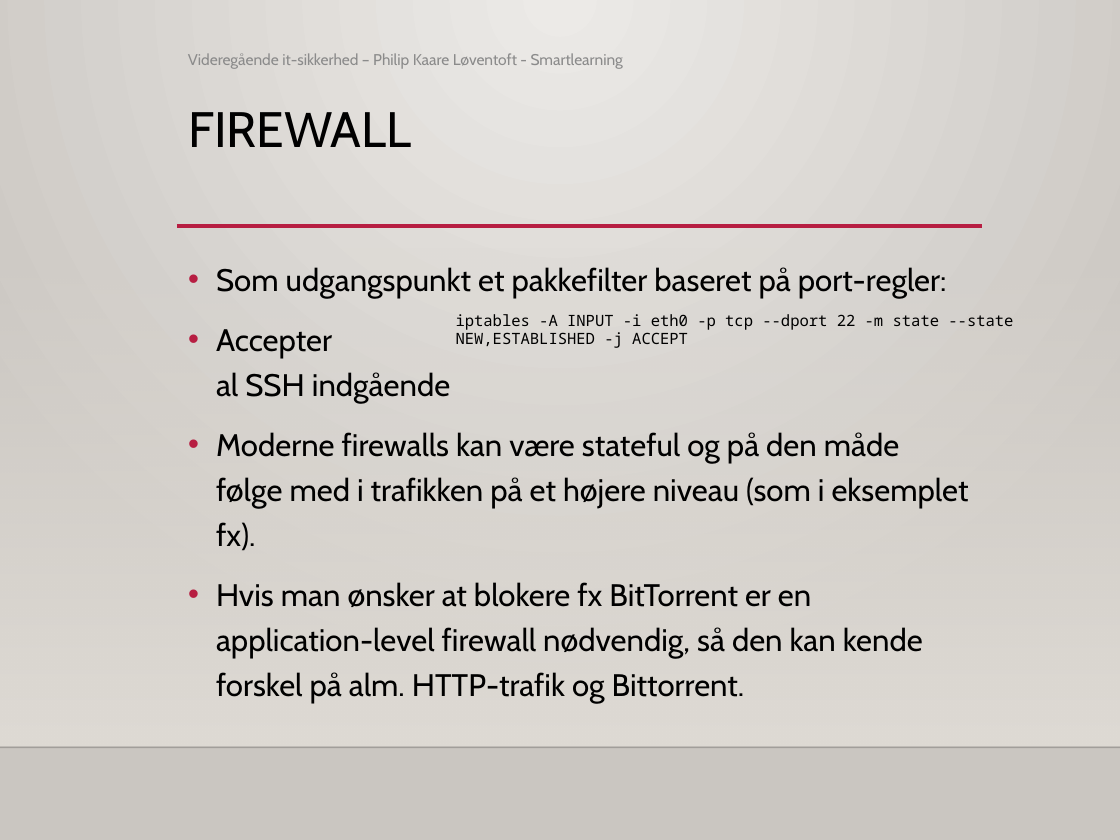
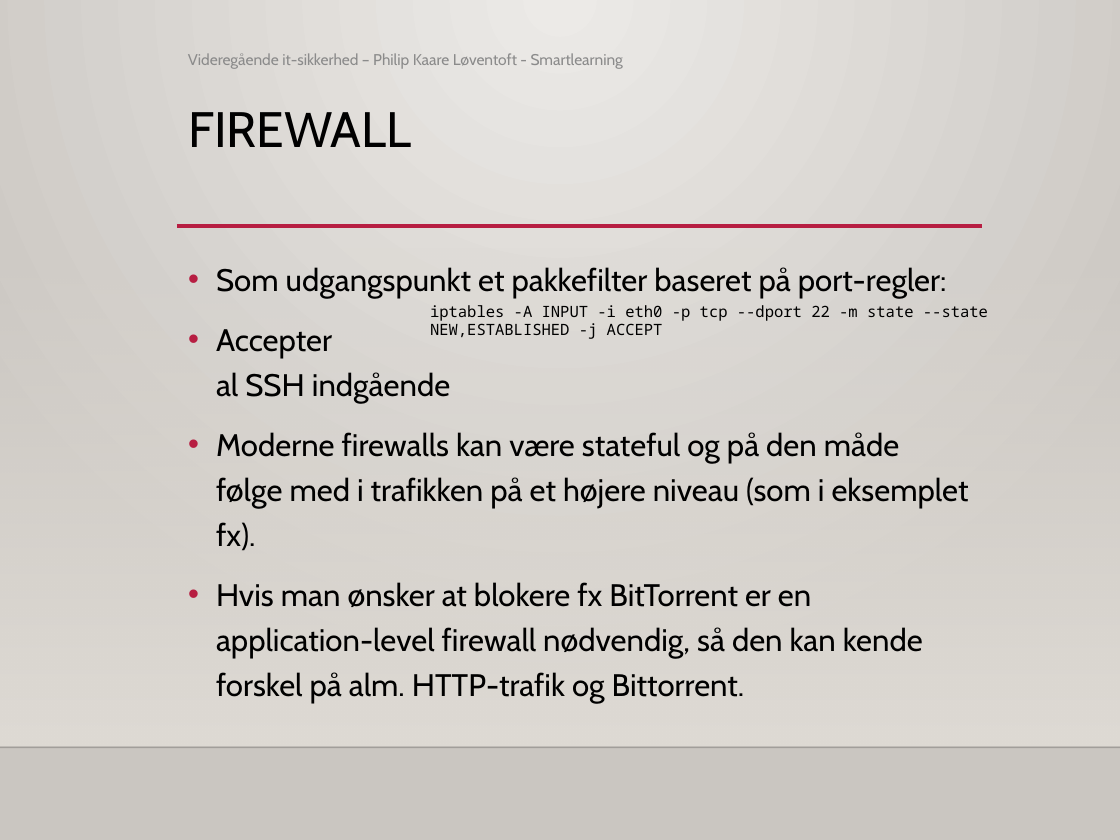
Before and after one commit to philipkaare/presentations, a slide deck: slide 12 of Smartlearning.dk/IT-sikkerhed - webinar 1.pptx (slide 11 before the commit). Drawn at 1120x840 pixels with LibreOffice and Linux fonts; fonts in the diff are those of the drawing; background and template pictures are left out. Boxes give left, top, right and bottom in pixels: in the first picture for what was removed or moved away, otherwise in the second. Text is boxed around its words. In the diff, an @@ line names an element or a change of style, - is before the commit and + after.

```diff
--- a/Smartlearning.dk/IT-sikkerhed - webinar 1.pptx
+++ b/Smartlearning.dk/IT-sikkerhed - webinar 1.pptx
@@ text "iptables -A INPUT -i eth0 ...": place and size @@
-text "iptables -A INPUT -i eth0 ..." at (456,314,1013,348)
+text "iptables -A INPUT -i eth0 ..." at (430,305,988,339)
```
Also in this commit, not shown: 1 slide added, 4 other files.
